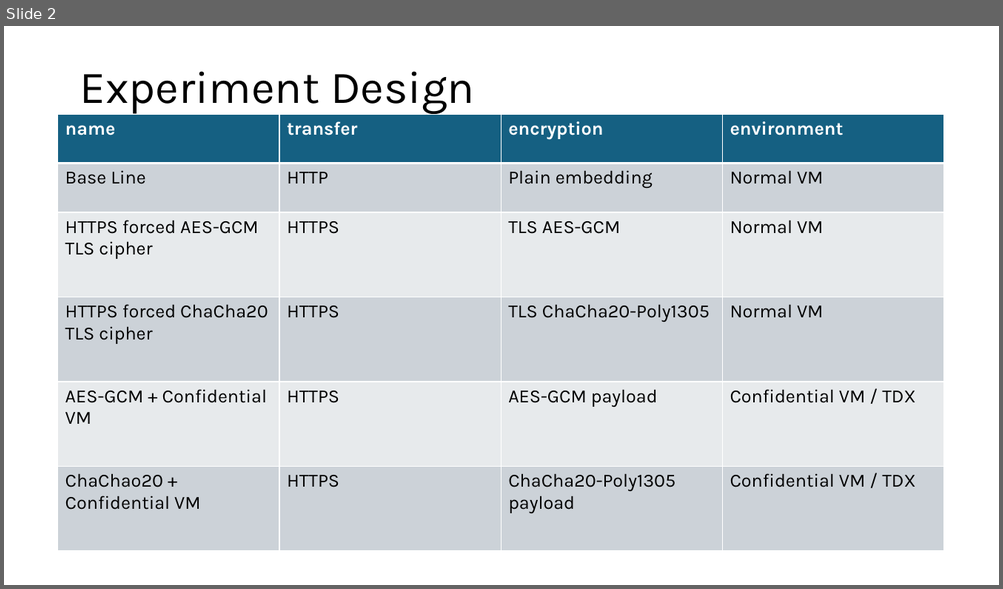
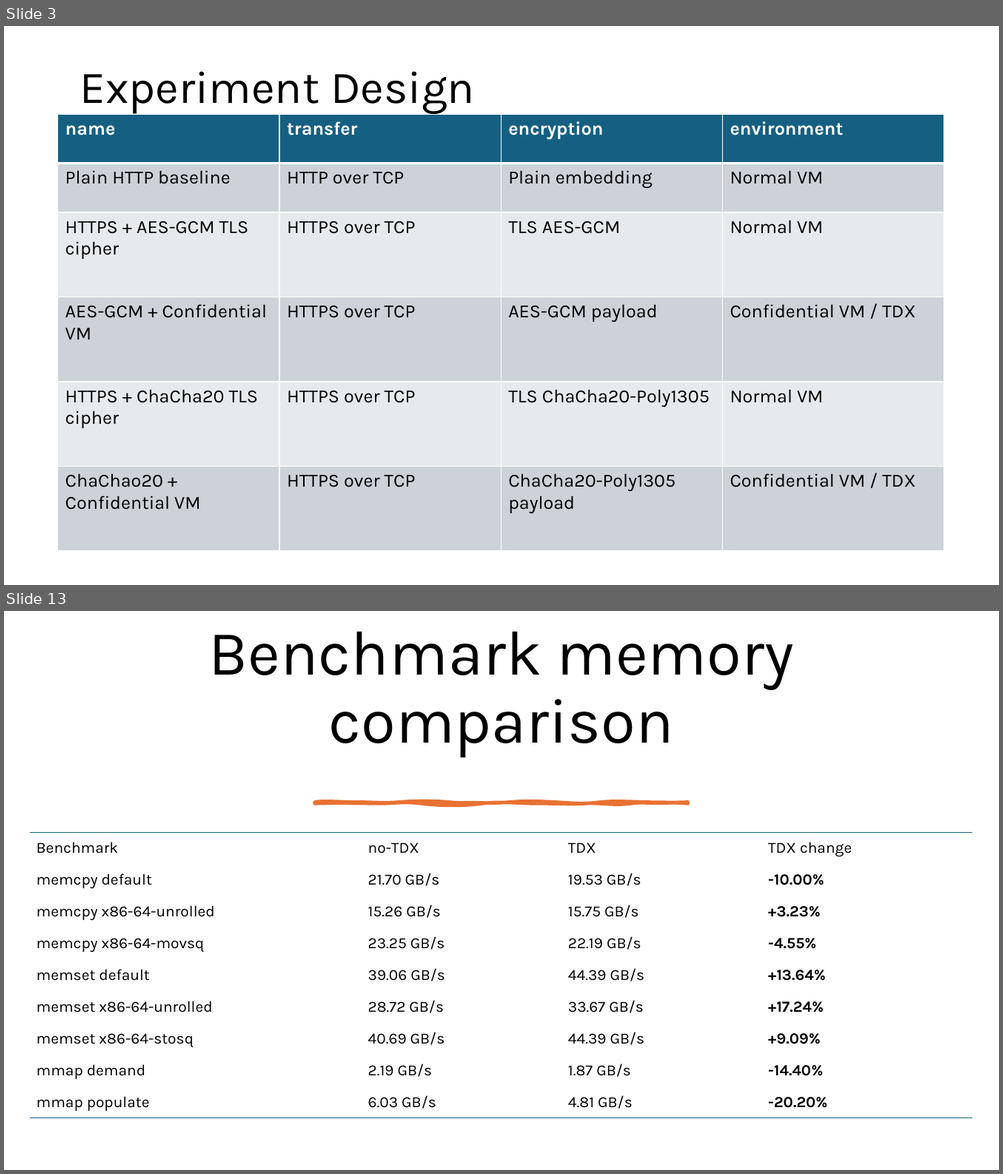
Before and after one commit to YMa10-ACS/CT5195-Master-capstone, a slide deck: Records/experiment.pptx. Shown one above the other, each under a label of ours: slide 2 before the commit, slides 3 and 13 after it; the slides between them are not shown. The pictures are 1003x589 and 1003x1174 pixels, drawn with LibreOffice and Linux fonts; fonts in the diff are those of the drawing. Boxes give left, top, right and bottom in pixels: in the first picture for what was removed or moved away, otherwise in the second. Text is boxed around its words. In the diff, an @@ line names an element or a change of style, - is before the commit and + after.

```diff
--- a/Records/experiment.pptx
+++ b/Records/experiment.pptx
@@ slide 13 added at (4,611,999,1170), background #FFFFFF @@
@@ title added at (208,631,794,758), 61 pt, text #000000 @@
+Benchmark memory comparison
@@ freeform shape added at (314,802,688,803), fill #E97132, outline #E97132 3.25 pt @@
@@ table added at (30,832,972,1119), 9 rows, 4 columns @@
+Benchmark | no-TDX | TDX | TDX change
+memcpy default | 21.70 GB/s | 19.53 GB/s | -10.00%
+memcpy x86-64-unrolled | 15.26 GB/s | 15.75 GB/s | +3.23%
+memcpy x86-64-movsq | 23.25 GB/s | 22.19 GB/s | -4.55%
+memset default | 39.06 GB/s | 44.39 GB/s | +13.64%
+memset x86-64-unrolled | 28.72 GB/s | 33.67 GB/s | +17.24%
+memset x86-64-stosq | 40.69 GB/s | 44.39 GB/s | +9.09%
+mmap demand | 2.19 GB/s | 1.87 GB/s | -14.40%
+mmap populate | 6.03 GB/s | 4.81 GB/s | -20.20%
@@ what was slide 2 is now slide 3 @@
@@ slide 3 changed as well @@
@@ table at (58,114,944,551) @@
-row 2, column 1: Base Line
+row 2, column 1: Plain HTTP baseline
-row 2, column 2: HTTP
+row 2, column 2: HTTP over TCP
-row 3, column 1: HTTPS forced AES-GCM TLS cipher
+row 3, column 1: HTTPS + AES-GCM TLS cipher
-row 3, column 2: HTTPS
+row 3, column 2: HTTPS over TCP
-row 4: HTTPS forced ChaCha20 TLS cipher | HTTPS | TLS ChaCha20-Poly1305 | Normal VM
+row 4: AES-GCM + Confidential VM | HTTPS over TCP | AES-GCM payload | Confidential VM / TDX
-row 5: AES-GCM + Confidential VM | HTTPS | AES-GCM payload | Confidential VM / TDX
+row 5: HTTPS + ChaCha20 TLS cipher | HTTPS over TCP | TLS ChaCha20-Poly1305 | Normal VM
-row 6, column 2: HTTPS
+row 6, column 2: HTTPS over TCP
```
Also in this commit, not shown: 1 other slide changed, 12 other slides added, 1 slide removed, 1 other file.
